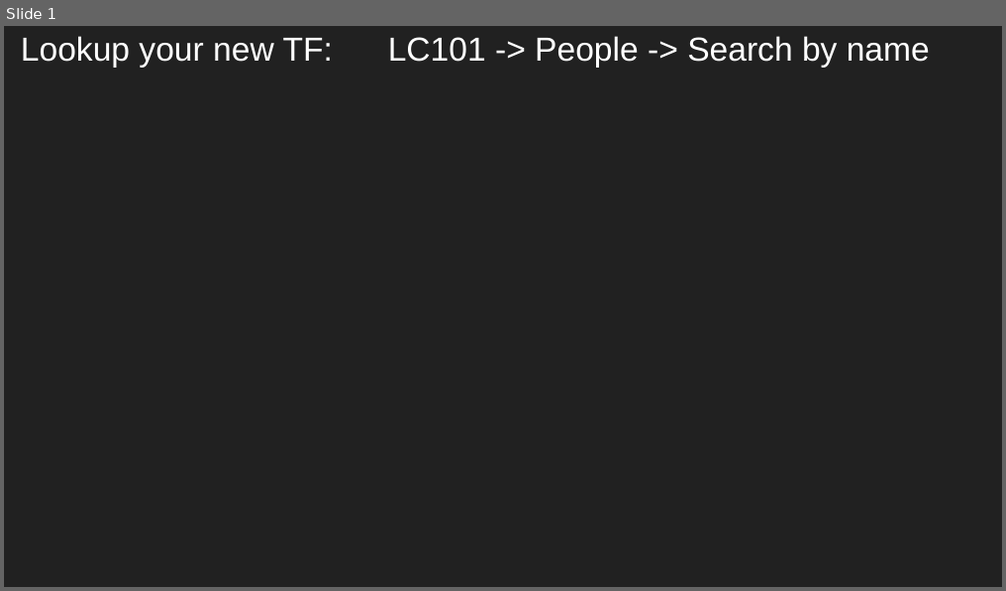
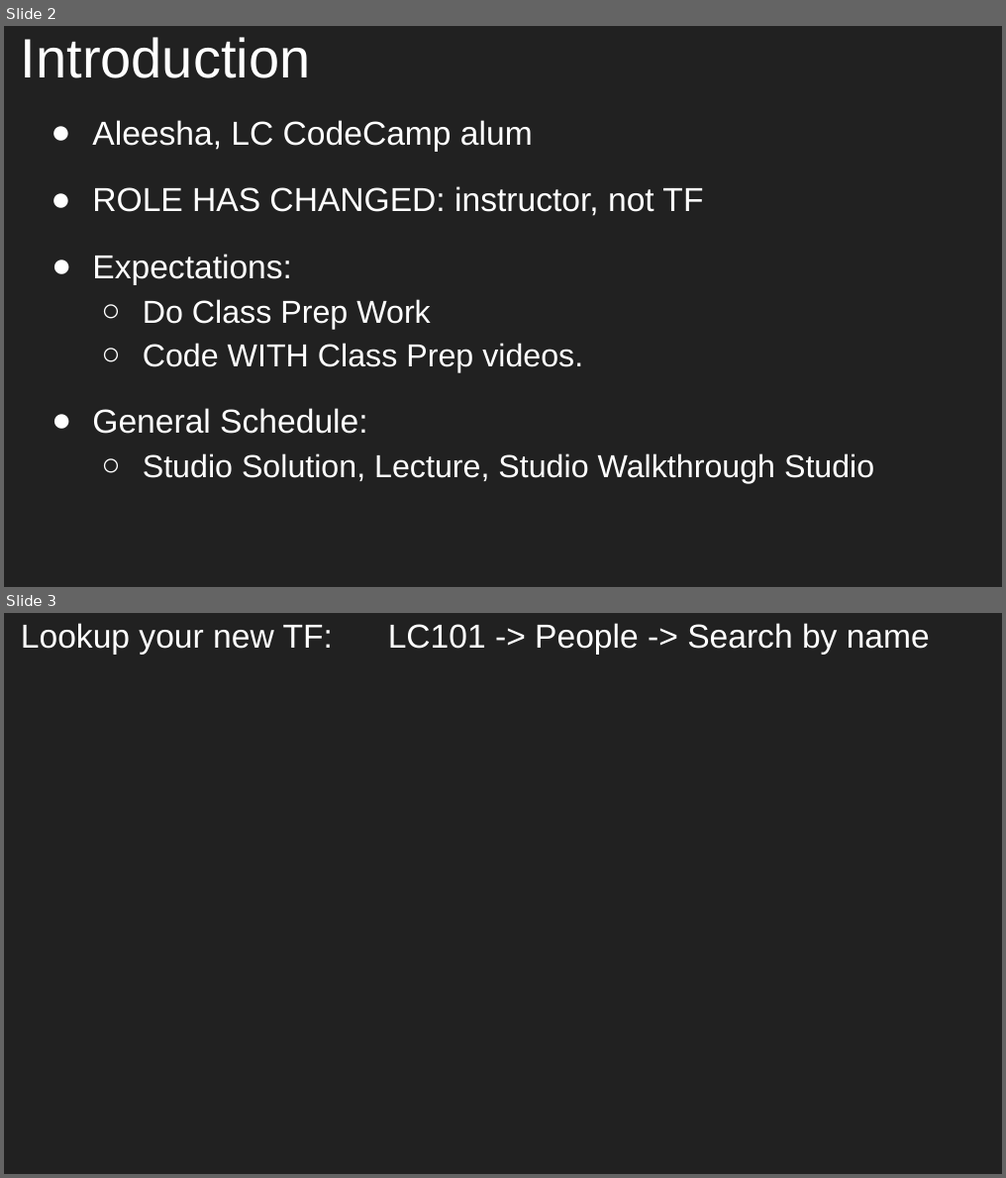
Before and after one commit to aleesham/lc101-unit2, a slide deck: slides/Unit 2 - LC 101 - Class 1.pptx. Shown one above the other, each under a label of ours: slide 1 before the commit, slides 2 and 3 after it. The pictures are 1006x591 and 1006x1178 pixels, drawn with LibreOffice and Linux fonts; fonts in the diff are those of the drawing; background and template pictures are left out. Boxes give left, top, right and bottom in pixels: in the first picture for what was removed or moved away, otherwise in the second. Text is boxed around its words. In the diff, an @@ line names an element or a change of style, - is before the commit and + after.

```diff
--- a/slides/Unit 2 - LC 101 - Class 1.pptx
+++ b/slides/Unit 2 - LC 101 - Class 1.pptx
@@ slide 2 added at (4,26,1002,587), background #212121 @@
@@ title added at (21,37,310,78), 40 pt, text #FFFFFF @@
+Introduction
@@ text added at (92,120,874,483), 23 pt, text #FFFFFF @@
+● Aleesha, LC CodeCamp alum
+● ROLE HAS CHANGED: instructor, not TF
+● Expectations:
+  ○ Do Class Prep Work
+  ○ Code WITH Class Prep videos.
+● General Schedule:
+  ○ Studio Solution, Lecture, Studio Walkthrough Studio
@@ what was slide 1 is now slide 3 @@
```
Also in this commit, not shown: 1 slide changed, 3 other slides added, 1 other file.
